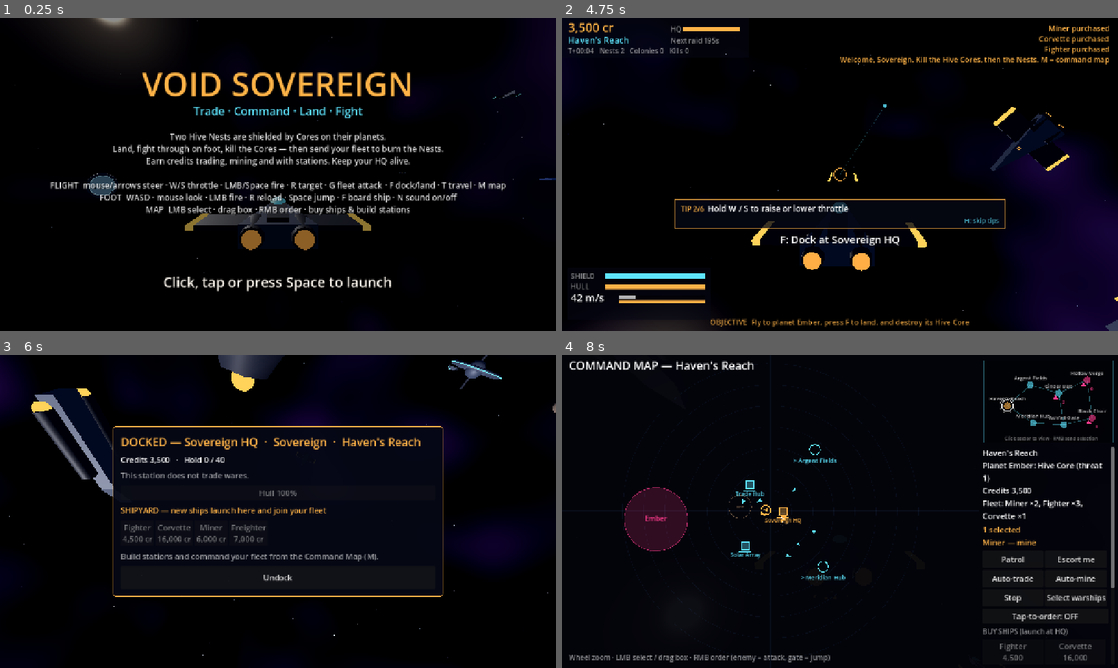
Above: before the commit, frames 1-4 (two rows, left to right).
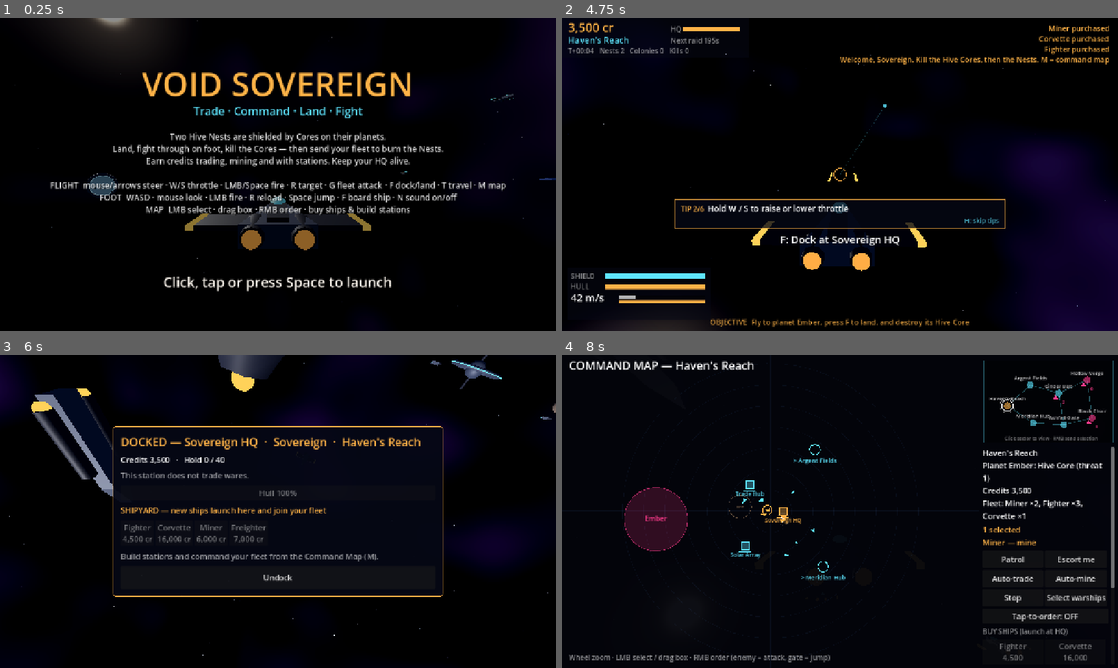
Above: after the commit, the same moments.

Repository: iladin/godot-web-games
Game: Godot game, scene res://scenes/main.tscn
Two runs of this game, one before a commit and one after it. Both use one fixed random seed, a clock stepped at 60 frames per second and the inputs below.
Inputs (mouse positions are in pixels of both pictures, inside the frame that each line leads up to):
- Up to frame 1 (0.25 s): no input
- Up to frame 2 (4.75 s): tap Enter (ui_accept) at 0.5, 0.77 s; move the mouse to (962, 158) at 0.52 s; hold Up (pitch_up) 0.53-1.25 s; tap F (act) at 0.6 s; click (962, 158) at 0.67 s; click "Fighter 4,500 cr" at 1.25 s; click "Corvette 16,000 cr" at 2 s; click "Miner 6,000 cr" at 2.75 s; click "Undock" at 3.5 s; drag from (728, 190) to (812, 237) at 4.27 s
- Up to frame 3 (6 s): move the mouse to (289, 505) at 5.02 s; hold Up (pitch_up) 5.03-5.75 s; hold Shift (boost) 5.03-5.75 s; click (289, 505) at 5.17 s; tap F (act) at 5.3 s; drag from (250, 574) to (111, 464) at 5.77 s
- Up to frame 4 (8 s): move the mouse to (1006, 558) at 6.52 s; tap G (fleet_attack) at 6.6 s; click (1006, 558) at 6.67 s; tap Enter (ui_accept) at 6.77, 7.25 s; tap F (act) at 6.8 s; tap M (map) at 7.15 s; drag from (840, 511) to (756, 433) at 7.27 s

The runs differ from the first frame. In frame 1, less than 0.1% of the frame differs, in the area x 71-94%, y 23-50%; in frame 2, 0.7%, in the area x 77-100%, y 28-100%; in frame 3, less than 0.1%; in frame 4, less than 0.1%.

Commit message:
studio(S0007): VS-015 Freeze the world on the title screen and close overlays when a run ends
New RunFlow helper: sim steps only while PLAYING, no HUD/prompts on the
title, finish() closes map/dock, land/dock guards. Autoplay asserts the
title freeze; new over_map shot. QA PASS (mutation-checked).

Co-Authored-By: Claude Opus 5.5 <noreply@anthropic.com>
Claude-Session: https://claude.ai/code/session_01QHMrNnoV69docgEiYmwMoz

Diff:
--- a/games/void-sovereign/scripts/main.gd
+++ b/games/void-sovereign/scripts/main.gd
@@ -4,7 +4,6 @@
 ## the three play layers: flight (SpaceView), command map (MapView), surface (SurfaceView).
 ## State machine: TITLE -> PLAYING -> OVER -> (restart). Keeps the --autoplay hook for check.sh.
 
-const SAVE_PATH := "user://save.cfg"
 const RESTART_DELAY := 0.8
 const RESPAWN_DELAY := 2.5
 const EVAC_HULL_LOSS := 0.4
@@ -36,11 +35,13 @@
 var shot_file: String = ""
 var driver: TestDriver
 var sfx: Sfx
+var flow: RunFlow
 
 
 func _ready() -> void:
 	Controls.register()
-	best = _load_best()
+	flow = RunFlow.new(self)
+	best = flow.load_best()
 	for a: String in OS.get_cmdline_user_args():
 		if a.begins_with("--shot="):
 			shot_mode = a.trim_prefix("--shot=")
@@ -53,7 +54,9 @@
 	sfx.mute_changed.connect(func(m: bool) -> void: u.message.emit("Sound off (N)" if m else "Sound on", Color("8fd8ff")))
 	_build_ui()
 	_new_world()
-	if autoplay:
+	# Plain --autoplay starts from the title (TestDriver checks the world is frozen there first);
+	# shot scenarios other than "title" start a run straight away.
+	if shot_mode != "" and shot_mode != "title":
 		_start_game()
 
 
@@ -138,38 +141,18 @@
 
 # --- State machine ---------------------------------------------------------------------------
 func _start_game() -> void:
-	state = State.PLAYING
-	state_time = 0.0
-	overlay.screen = "none"
-	sfx.play("click")
-	_set_mode("flight")
-	u.message.emit("Welcome, Sovereign. Kill the Hive Cores, then the Nests. M = command map", Color("ffb347"))
+	flow.start()
 
 
 func _on_finished(won: bool) -> void:
-	state = State.OVER
-	state_time = 0.0
-	var score := u.score(won)
-	overlay.new_best = score > best
-	if score > best:
-		best = score
-		_save_best(best)
-	overlay.screen = "over"
-	overlay.won = won
-	overlay.score = score
-	overlay.best = best
-	overlay.t = 0.0
-	overlay.stats = "Time %d:%02d  ·  Kills %d  ·  Colonies %d  ·  Net worth %s" % [int(u.time / 60.0), int(u.time) % 60, u.kills, u.colonies(), Hud._fmt(u.net_worth())]
-	Input.mouse_mode = Input.MOUSE_MODE_VISIBLE
-	hud.mode = "none"
-	touch.set_layout("none")
+	flow.finish(won)
 
 
 func _process(delta: float) -> void:
 	if paused:
 		return
 	state_time += delta
-	if state != State.OVER:
+	if RunFlow.sim_runs(state):   # frozen behind the title and end screens
 		u.step(delta)
 	if state == State.PLAYING and respawn_t >= 0.0:
 		respawn_t -= delta
@@ -196,9 +179,10 @@
 	if prev == "dock" and m != "dock" and docked_at:
 		space.set_docked(false, docked_at)
 		docked_at = null
-	space.flight_enabled = m == "flight" and state == State.PLAYING
-	hud.mode = "flight" if m == "flight" else ("surface" if m == "surface" else "none")
-	touch.set_layout("flight" if m == "flight" else ("surface" if m == "surface" else "none"))
+	var live := state == State.PLAYING
+	space.flight_enabled = m == "flight" and live
+	hud.mode = ("flight" if m == "flight" else ("surface" if m == "surface" else "none")) if live else "none"
+	touch.set_layout(("flight" if m == "flight" else ("surface" if m == "surface" else "none")) if live else "none")
 	if m == "map":
 		map.open(space.sector_idx)
 	if m == "map" or m == "dock":
@@ -206,6 +190,8 @@
 
 
 func _on_dock(st: StationData) -> void:
+	if state != State.PLAYING:
+		return
 	docked_at = st
 	space.set_docked(true)
 	dock.open(u, st)
@@ -213,7 +199,13 @@
 
 
 func _on_land(sector_idx: int) -> void:
+	if state != State.PLAYING:
+		return
+	var run_u := u
 	await _fade_to(1.0)
+	if state != State.PLAYING or u != run_u:   # run ended (or restarted) during the fade
+		_fade_to(0.0)
+		return
 	u.player_ship.hidden = true
 	space.visible = false
 	space.remove_child(space.env)   # only one WorldEnvironment may be active
@@ -305,25 +297,9 @@
 
 
 func _pause() -> void:
-	paused = true
-	overlay.screen = "pause"
-	Input.mouse_mode = Input.MOUSE_MODE_VISIBLE
+	flow.pause()
 
 
 func _notification(what: int) -> void:
 	if what == NOTIFICATION_APPLICATION_FOCUS_OUT and state == State.PLAYING and not autoplay:
 		_pause()
-
-
-# --- Save -----------------------------------------------------------------------------------------
-func _load_best() -> int:
-	var cfg := ConfigFile.new()
-	if cfg.load(SAVE_PATH) != OK:
-		return 0
-	return int(cfg.get_value("score", "best", 0))
-
-
-func _save_best(value: int) -> void:
-	var cfg := ConfigFile.new()
-	cfg.set_value("score", "best", value)
-	cfg.save(SAVE_PATH)
--- /dev/null
+++ b/games/void-sovereign/scripts/run_flow.gd
@@ -0,0 +1,77 @@
+class_name RunFlow
+extends RefCounted
+## Run lifecycle for VoidMain: start, end screen, pause and best-score save.
+## Rules owned here: the Universe only simulates while a run is in progress (not behind the
+## title or end screen), and ending a run closes the command map / dock so the full-screen
+## MapView (mouse_filter STOP) can't eat the restart click or tap.
+
+const SAVE_PATH := "user://save.cfg"
+
+var g: VoidMain
+
+
+func _init(p_g: VoidMain) -> void:
+	g = p_g
+
+
+## True when Universe.step() may run for this state (TITLE and OVER keep the world frozen).
+static func sim_runs(state: VoidMain.State) -> bool:
+	return state == VoidMain.State.PLAYING
+
+
+func start() -> void:
+	g.state = VoidMain.State.PLAYING
+	g.state_time = 0.0
+	g.overlay.screen = "none"
+	g.sfx.play("click")
+	g._set_mode("flight")
+	g.u.message.emit("Welcome, Sovereign. Kill the Hive Cores, then the Nests. M = command map", Color("ffb347"))
+
+
+func finish(won: bool) -> void:
+	if g.state != VoidMain.State.PLAYING:
+		return
+	g.state = VoidMain.State.OVER
+	g.state_time = 0.0
+	close_overlays()
+	var u := g.u
+	var score := u.score(won)
+	var ov := g.overlay
+	ov.new_best = score > g.best
+	if score > g.best:
+		g.best = score
+		save_best(g.best)
+	ov.screen = "over"
+	ov.won = won
+	ov.score = score
+	ov.best = g.best
+	ov.t = 0.0
+	ov.stats = "Time %d:%02d  ·  Kills %d  ·  Colonies %d  ·  Net worth %s" % [int(u.time / 60.0), int(u.time) % 60, u.kills, u.colonies(), Hud._fmt(u.net_worth())]
+
+
+## Hide map/dock (undocking), drop flight HUD and touch buttons, free the mouse.
+## Called with state already OVER, so _set_mode leaves flight input and HUD off.
+func close_overlays() -> void:
+	g._set_mode("surface" if g.mode == "surface" else "flight")
+	g.hud.mode = "none"
+	g.touch.set_layout("none")
+	Input.mouse_mode = Input.MOUSE_MODE_VISIBLE
+
+
+func pause() -> void:
+	g.paused = true
+	g.overlay.screen = "pause"
+	Input.mouse_mode = Input.MOUSE_MODE_VISIBLE
+
+
+func load_best() -> int:
+	var cfg := ConfigFile.new()
+	if cfg.load(SAVE_PATH) != OK:
+		return 0
+	return int(cfg.get_value("score", "best", 0))
+
+
+func save_best(value: int) -> void:
+	var cfg := ConfigFile.new()
+	cfg.set_value("score", "best", value)
+	cfg.save(SAVE_PATH)
--- a/games/void-sovereign/scripts/selftest.gd
+++ b/games/void-sovereign/scripts/selftest.gd
@@ -117,6 +117,7 @@
 	_test_ai_journeys()
 	_test_sfx()
 	_test_hints()
+	_test_run_flow()
 	print("SELFTEST OK")
 	quit()
 
@@ -248,3 +249,11 @@
 	print("hints: step order, latch and skip OK")
 	h.free()
 	h2.free()
+
+
+func _test_run_flow() -> void:
+	# The Universe only simulates during a run: never behind the title or the end screen.
+	assert(not RunFlow.sim_runs(VoidMain.State.TITLE), "world frozen on the title screen")
+	assert(RunFlow.sim_runs(VoidMain.State.PLAYING), "world runs while playing")
+	assert(not RunFlow.sim_runs(VoidMain.State.OVER), "world frozen on the end screen")
+	print("run flow: sim gating OK")
--- a/games/void-sovereign/scripts/test_driver.gd
+++ b/games/void-sovereign/scripts/test_driver.gd
@@ -2,11 +2,14 @@
 extends RefCounted
 ## Headless/automation hooks. `--autoplay` (used by scripts/check.sh) walks every layer
 ## in ~15 s; `--shot=<scenario> --shotfile=<png>` stages a scenario and saves a screenshot.
-## Scenarios: title map dock surface touch touch_surface over win death combat hints hints_touch
-## (+ _long variants).
+## Scenarios: title map dock surface touch touch_surface over over_map win death combat hints
+## hints_touch (+ _long variants).
+
+const TITLE_HOLD_FRAMES := 10   # autoplay idles this long on the title before launching
 
 var g: VoidMain
 var _ap_step: int = 0
+var _title_frames: int = 0
 
 
 func _init(p_g: VoidMain) -> void:
@@ -16,6 +19,16 @@
 func tick() -> void:
 	# Exercises every layer in ~15 s: fight -> map orders/buy/build -> dock -> land + FPS.
 	var t := g.state_time
+	if g.state == VoidMain.State.TITLE:
+		_title_frames += 1
+		# The world must be frozen behind the title: no sim time, no raids, no HUD.
+		assert(g.u.time == 0.0, "Universe stepped on the title screen (u.time=%.2f)" % g.u.time)
+		assert(g.hud.mode == "none" and not g.space.flight_enabled, "flight HUD/input live on the title")
+		if g.shot_mode == "" and _title_frames >= TITLE_HOLD_FRAMES:
+			print("title: %d frames, u.time %.1f — world frozen" % [_title_frames, g.u.time])
+			g._start_game()
+		elif g.shot_mode == "":
+			return
 	if g.shot_mode != "":
 		_shot_script(t)
 		return
@@ -69,9 +82,7 @@
 		_ap_step = 1
 		match g.shot_mode:
 			"title":
-				g.state = VoidMain.State.TITLE
-				g.overlay.screen = "title"
-				g.space.flight_enabled = false
+				pass   # main stays on the real title screen for this scenario
 			"map":
 				g._set_mode("map")
 				g.map._order_button("all")
@@ -99,6 +110,11 @@
 			"over":
 				g.u.hq.take_damage(1e9)
 				g.u._on_killed(g.u.hq, 0)
+			"over_map":   # run ends while the command map is open: map must close
+				g._set_mode("map")
+				g.u.hq.take_damage(1e9)
+				g.u._on_killed(g.u.hq, 0)
+				assert(not g.map.visible and not g.dock.visible and g.mode == "flight", "end screen closes the map")
 			"win":
 				for n: StationData in g.u.alive_nests():
 					n.shield_locked = false
Not shown, added: games/void-sovereign/scripts/run_flow.gd.uid
Not shown, changed: games/void-sovereign/DESIGN.md
